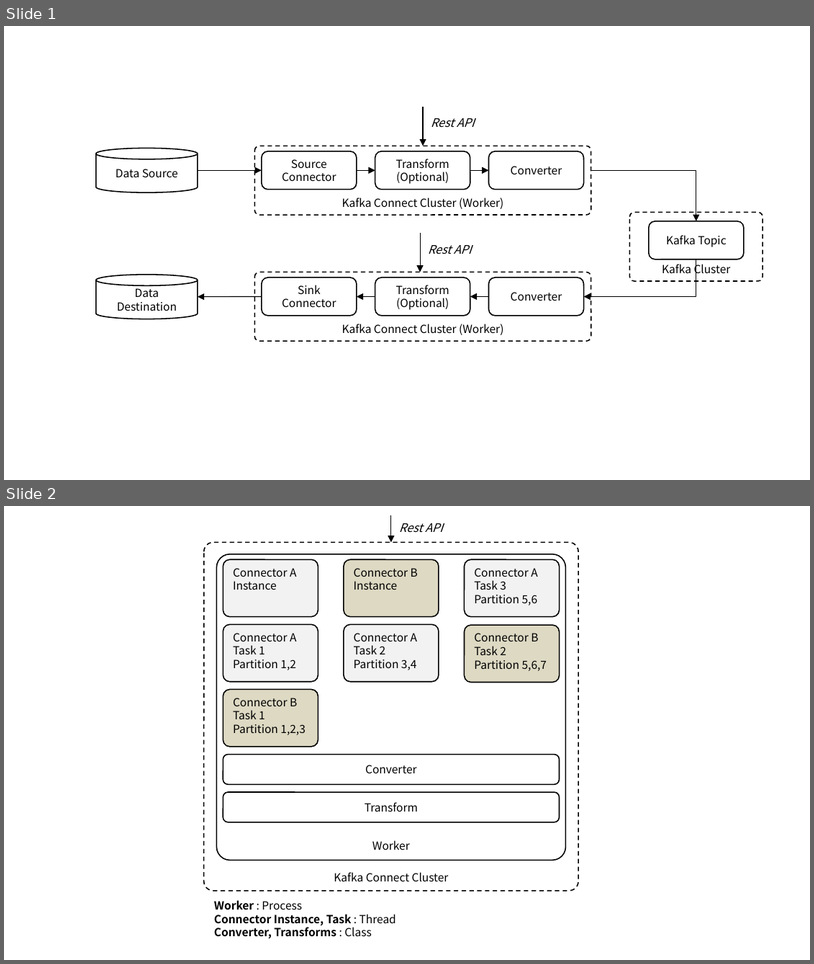
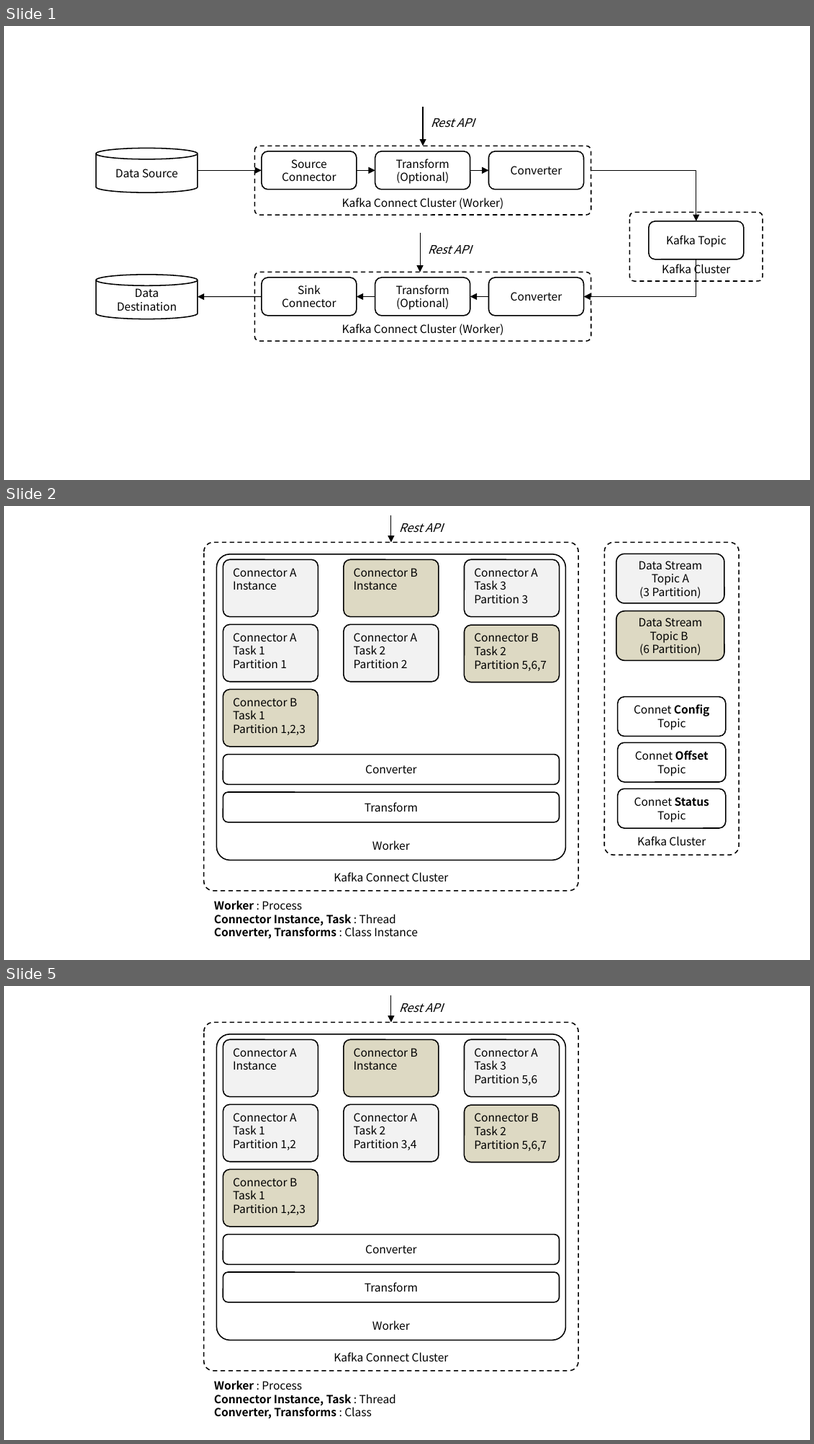
Before and after one commit to ssup2/blog-software, a slide deck: content/docs/theory-analysis/kafka-connect/images/images.pptx. Shown one above the other, each under a label of ours: slides 1 and 2 before the commit, slides 1, 2 and 5 after it; the slides between them are not shown. The pictures are 814x964 and 814x1444 pixels, drawn with LibreOffice and Linux fonts; fonts in the diff are those of the drawing. Boxes give left, top, right and bottom in pixels: in the first picture for what was removed or moved away, otherwise in the second. Text is boxed around its words. In the diff, an @@ line names an element or a change of style, - is before the commit and + after.

```diff
--- a/content/docs/theory-analysis/kafka-connect/images/images.pptx
+++ b/content/docs/theory-analysis/kafka-connect/images/images.pptx
@@ slide 2 added at box(4, 506, 810, 960), background #FFFFFF @@
@@ arrow added from (391, 515) to (391, 542), #000000 0.75 pt @@
@@ text added at box(399, 523, 443, 532), 10.5 pt, text #000000, italic @@
+Rest API
@@ rounded rectangle added at box(204, 542, 579, 890), fill #FFFFFF, outline #000000 1 pt dashed, 10 pt, text #000000 @@
+Kafka Connect Cluster
@@ rounded rectangle added at box(604, 542, 739, 854), fill #FFFFFF, outline #000000 1 pt dashed, 10 pt, text #000000 @@
+Kafka Cluster
@@ rounded rectangle added at box(217, 554, 566, 860), fill #FFFFFF, outline #000000 1 pt, 10 pt, text #000000 @@
+Worker
@@ rounded rectangle added at box(224, 559, 319, 616), fill #F2F2F2, outline #000000 1 pt, 10 pt, text #000000 @@
+Connector A
+Instance
@@ rounded rectangle added at box(344, 559, 439, 616), fill #DDD9C3, outline #000000 1 pt, 10 pt, text #000000 @@
+Connector B
+Instance
@@ rounded rectangle added at box(465, 559, 560, 616), fill #F2F2F2, outline #000000 1 pt, 10 pt, text #000000 @@
+Connector A
+Task 3
+Partition 3
@@ rounded rectangle added at box(617, 554, 725, 602), fill #F2F2F2, outline #000000 1 pt, 10 pt, text #000000 @@
+Data Stream
+Topic A
+(3 Partition)
@@ rounded rectangle added at box(617, 611, 725, 660), fill #DDD9C3, outline #000000 1 pt, 10 pt, text #000000 @@
+Data Stream
+Topic B
+(6 Partition)
@@ rounded rectangle added at box(224, 625, 319, 682), fill #F2F2F2, outline #000000 1 pt, 10 pt, text #000000 @@
+Connector A
+Task 1
+Partition 1
@@ rounded rectangle added at box(344, 625, 439, 682), fill #F2F2F2, outline #000000 1 pt, 10 pt, text #000000 @@
+Connector A
+Task 2
+Partition 2
@@ rounded rectangle added at box(465, 625, 560, 682), fill #DDD9C3, outline #000000 1 pt, 10 pt, text #000000 @@
+Connector B
+Task 2
+Partition 5,6,7
@@ rounded rectangle added at box(224, 689, 319, 746), fill #DDD9C3, outline #000000 1 pt, 10 pt, text #000000 @@
+Connector B
+Task 1
+Partition 1,2,3
@@ rounded rectangle added at box(617, 696, 725, 736), fill #FFFFFF, outline #000000 1 pt, 10 pt, text #000000 @@
+Connet Config
+Topic
@@ rounded rectangle added at box(617, 742, 725, 782), fill #FFFFFF, outline #000000 1 pt, 10 pt, text #000000 @@
+Connet Offset
+Topic
@@ rounded rectangle added at box(224, 754, 560, 784), fill #FFFFFF, outline #000000 1 pt, 10 pt, text #000000 @@
+Converter
@@ rounded rectangle added at box(224, 793, 560, 822), fill #FFFFFF, outline #000000 1 pt, 10 pt, text #000000 @@
+Transform
@@ rounded rectangle added at box(617, 788, 725, 828), fill #FFFFFF, outline #000000 1 pt, 10 pt, text #000000 @@
+Connet Status
+Topic
@@ text added at box(214, 900, 418, 938), 10 pt, text #000000, bold @@
+Worker : Process
+Connector Instance, Task : Thread
+Converter, Transforms : Class Instance
@@ what was slide 2 is now slide 5 @@
```
Also in this commit, not shown: 1 other slide added, 3 other files.
